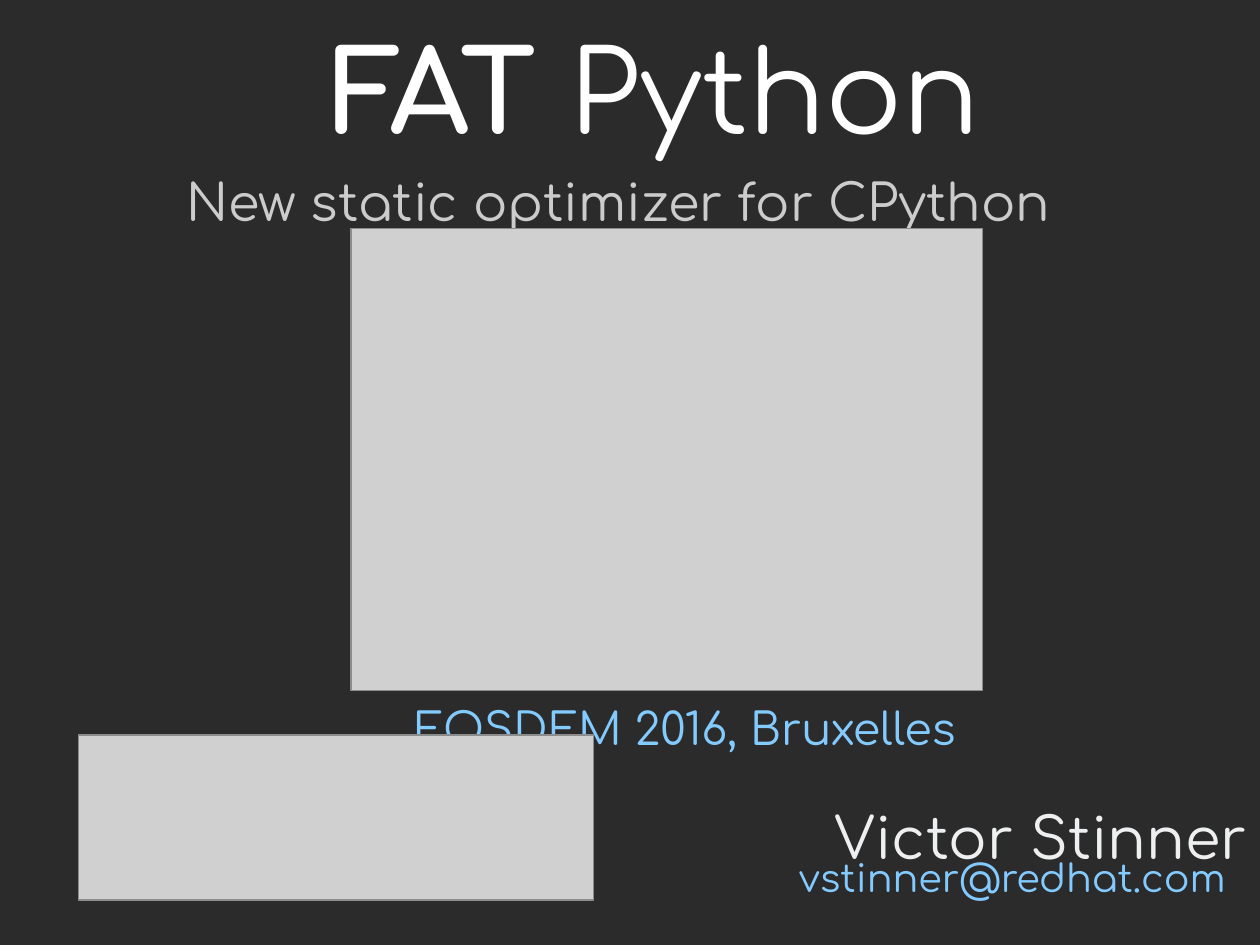
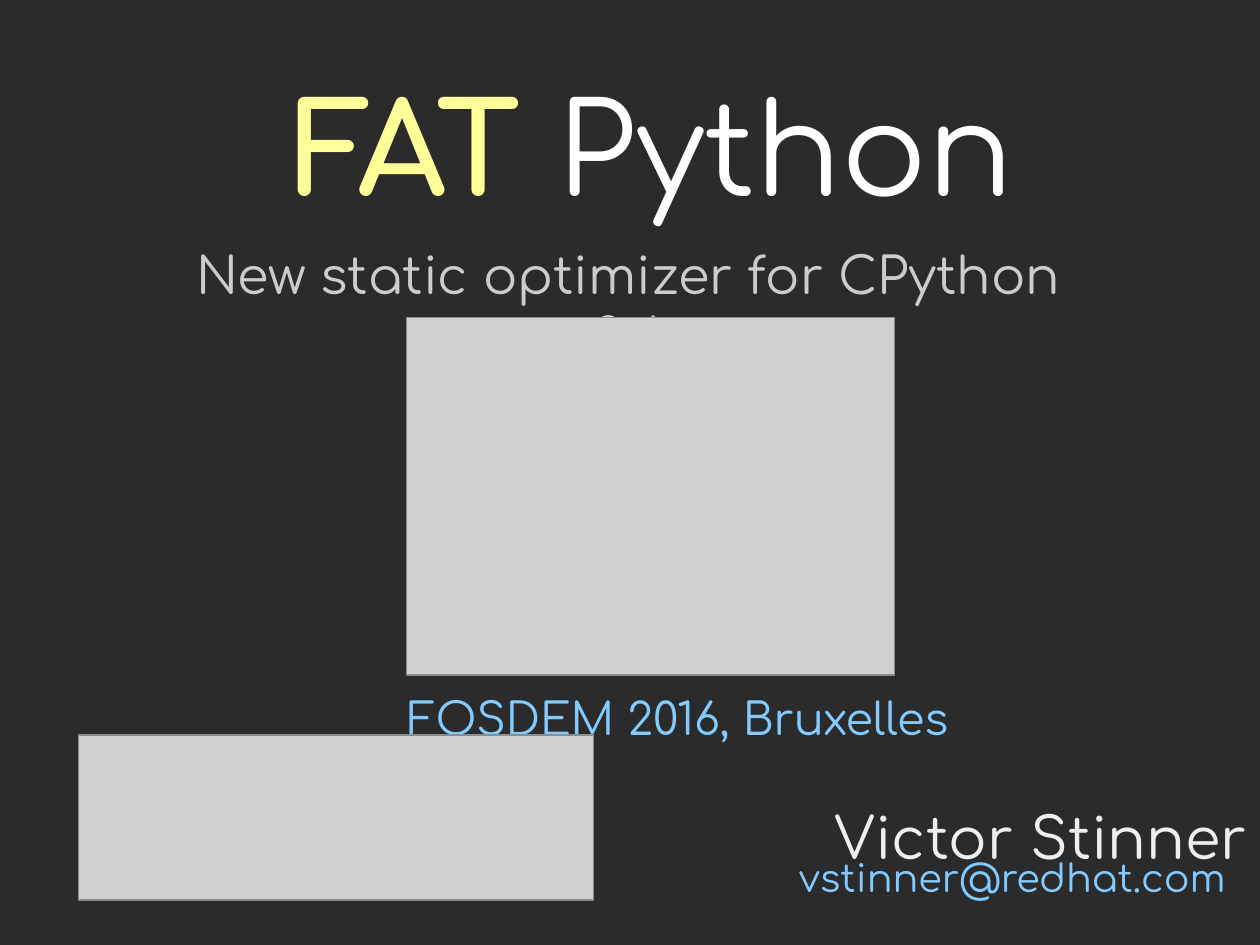
Before and after one commit to vstinner/talks, a slide deck: slide 1 of 2016-FOSDEM/fat_python.odp. Drawn at 1260x945 pixels with LibreOffice and Linux fonts; fonts in the diff are those of the drawing; grey boxes stand for pictures; background and template pictures are left out; a plain dark background stands for a picture behind light text. Boxes give left, top, right and bottom in pixels: in the first picture for what was removed or moved away, otherwise in the second. Text is boxed around its words. In the diff, an @@ line names an element or a change of style, - is before the commit and + after.

```diff
--- a/2016-FOSDEM/fat_python.odp
+++ b/2016-FOSDEM/fat_python.odp
@@ text "FAT Python": place and size @@
-text "FAT Python" at <box>332,44,981,161</box>
+text "FAT Python" at <box>293,97,1014,225</box>
@@ text "FAT Python" at <box>293,97,1014,225</box>: size 72 to 80 pt; text colour #FFFFFF to #FFFF99 in "FAT" @@
@@ text "New static optimizer for CPython ..." rewrapped from <box>186,181,1050,233</box> to <box>196,254,1060,318</box> @@
@@ picture: place and size @@
-picture at <box>351,229,982,691</box>
+picture at <box>407,318,895,675</box>
@@ subtitle "FOSDEM 2016, Bruxelles": place and size @@
-subtitle "FOSDEM 2016, Bruxelles" at <box>415,710,955,755</box>
+subtitle "FOSDEM 2016, Bruxelles" at <box>408,700,948,745</box>
```
Also in this commit, not shown: 8 other slides changed, 4 slides added, 1 other file.
